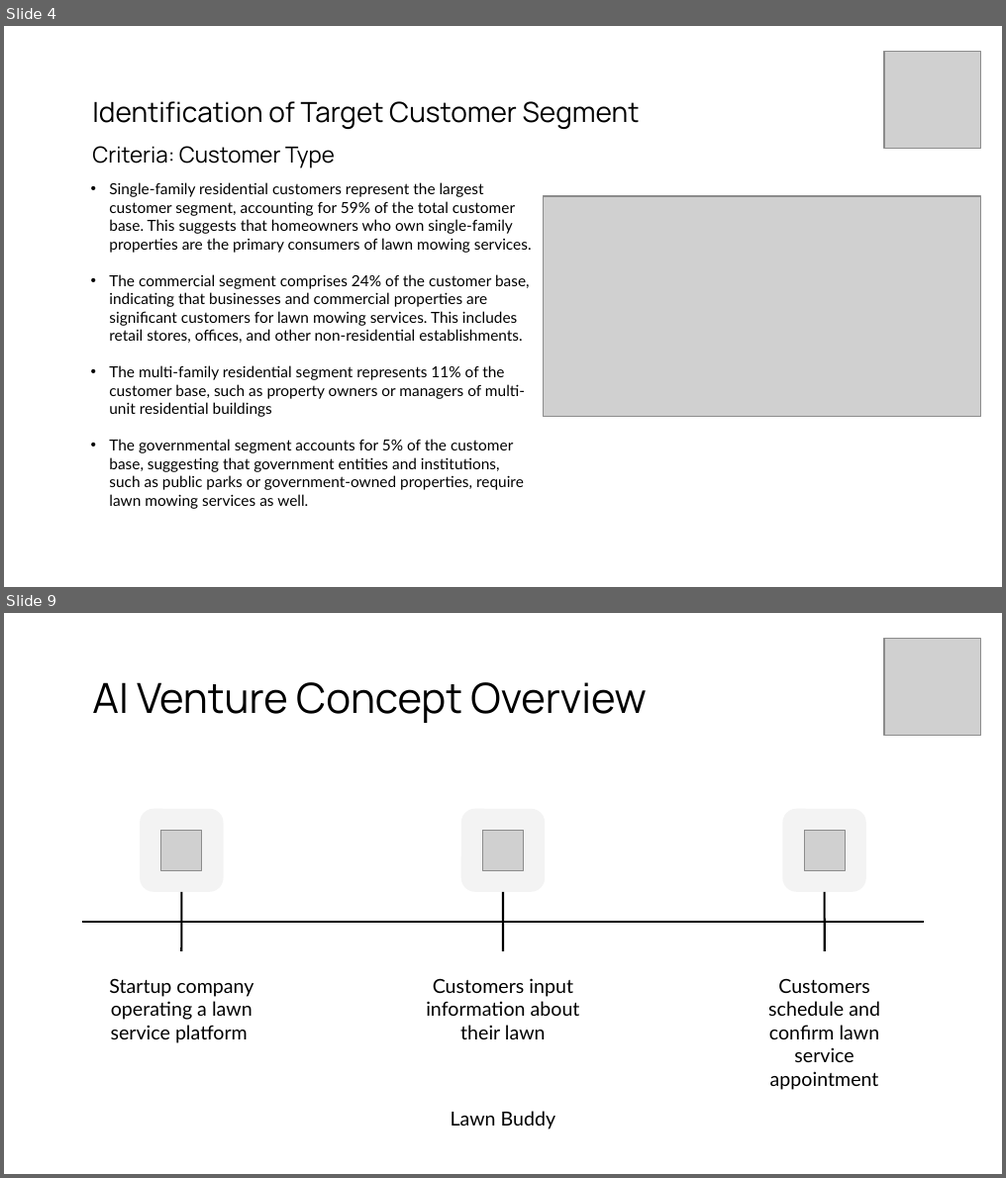
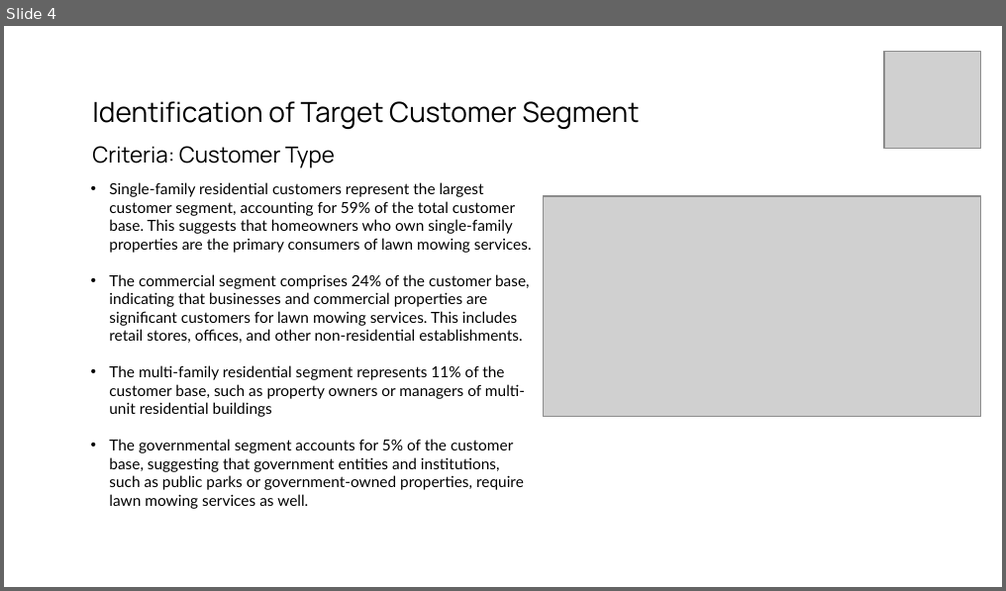
Before and after one commit to gasserahmed/VT-MIT, a slide deck: MGT5824-Tech-based Entrepreneurship/Assignments/Milestone #1 - AI Venture Concept Customer Discovery/gasser18-milestone1_customer_discovery_slides.pptx. Shown one above the other, each under a label of ours: slides 4 and 9 before the commit, slide 4 after it; the slides between them are not shown. The pictures are 1006x1178 and 1006x591 pixels, drawn with LibreOffice and Linux fonts; fonts in the diff are those of the drawing; grey boxes stand for pictures. Boxes give left, top, right and bottom in pixels: in the first picture for what was removed or moved away, otherwise in the second. Text is boxed around its words. In the diff, an @@ line names an element or a change of style, - is before the commit and + after.

```diff
--- a/MGT5824-Tech-based Entrepreneurship/Assignments/Milestone #1 - AI Venture Concept Customer Discovery/gasser18-milestone1_customer_discovery_slides.pptx
+++ b/MGT5824-Tech-based Entrepreneurship/Assignments/Milestone #1 - AI Venture Concept Customer Discovery/gasser18-milestone1_customer_discovery_slides.pptx
@@ slide 9 removed at (x1=4, y1=613, x2=1002, y2=1174), background #FFFFFF @@
@@ picture removed at (x1=884, y1=639, x2=981, y2=736) @@
@@ title removed at (x1=92, y1=682, x2=646, y2=723) @@
-AI Venture Concept Overview
@@ group removed at (x1=82, y1=809, x2=924, y2=1044): 2 lines, 1 rounded rectangle, 1 text, 1 picture @@
-Startup company operating a lawn service platform
@@ group removed at (x1=426, y1=809, x2=580, y2=1040): 1 rounded rectangle, 1 text, 1 line, 1 picture @@
-Customers input information about their lawn
@@ group removed at (x1=768, y1=809, x2=880, y2=1090): 1 rounded rectangle, 1 text, 1 line, 1 picture @@
-Customers schedule and confirm lawn service appointment
@@ text removed at (x1=450, y1=1111, x2=556, y2=1130) @@
-Lawn Buddy
```
Also in this commit, not shown: 3 slides changed, 4 slides added, 8 other slides removed, 5 other files.
